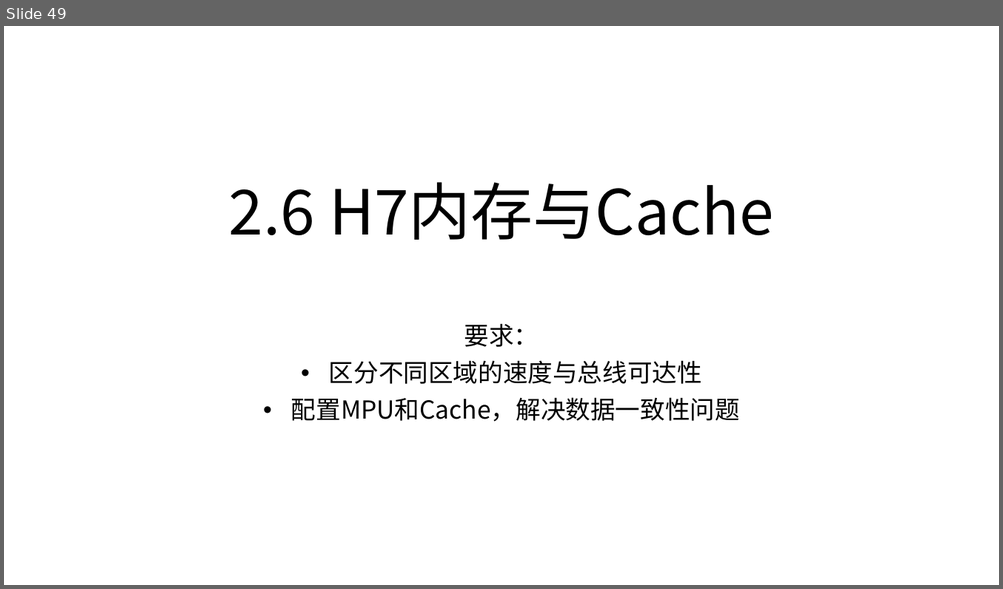
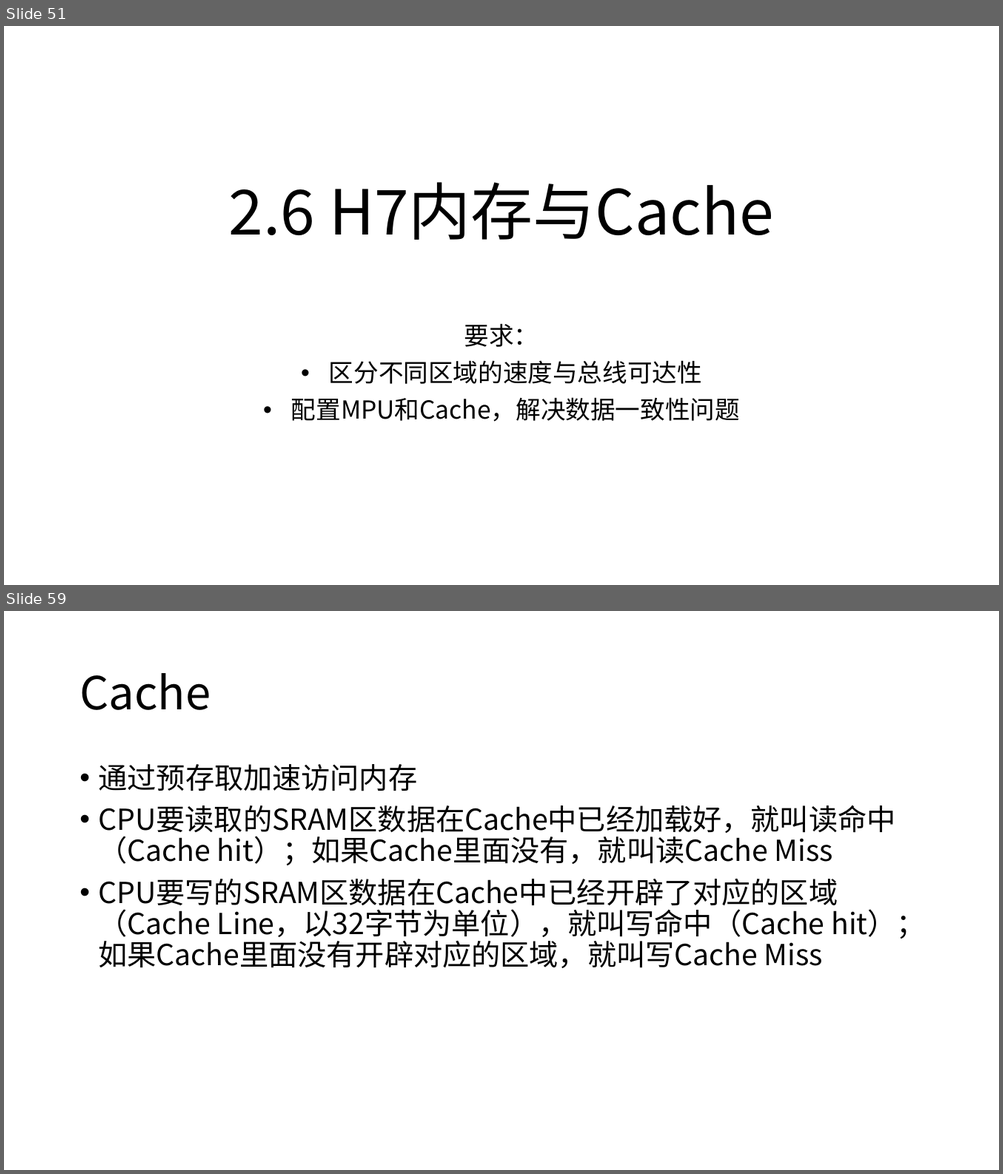
Before and after one commit to JLU-Robomaster-Embedded/embedded_tutorial, a slide deck: 2_STM32基本功能.pptx. Shown one above the other, each under a label of ours: slide 49 before the commit, slides 51 and 59 after it; the slides between them are not shown. The pictures are 1003x589 and 1003x1174 pixels, drawn with LibreOffice and Linux fonts; fonts in the diff are those of the drawing. Boxes give left, top, right and bottom in pixels: in the first picture for what was removed or moved away, otherwise in the second. Text is boxed around its words. In the diff, an @@ line names an element or a change of style, - is before the commit and + after.

```diff
--- a/2_STM32基本功能.pptx
+++ b/2_STM32基本功能.pptx
@@ slide 59 added at (4, 611, 999, 1170), background #FFFFFF @@
@@ title added at (79, 673, 210, 710), 44 pt, text #000000 @@
+Cache
@@ text added at (99, 764, 925, 968), 28 pt, text #000000 @@
+• 通过预存取加速访问内存
+• CPU要读取的SRAM区数据在Cache中已经加载好，就叫读命中（Cache hit）；如果Cache里面没有，就叫读Cache Miss
+• CPU要写的SRAM区数据在Cache中已经开辟了对应的区域（Cache Line，以32字节为单位），就叫写命中（Cache hit）；如果Cache里面没有开辟对应的区域，就叫写Cache Miss
@@ what was slide 49 is now slide 51 @@
```
Also in this commit, not shown: 2 slides changed, 14 other slides added.
